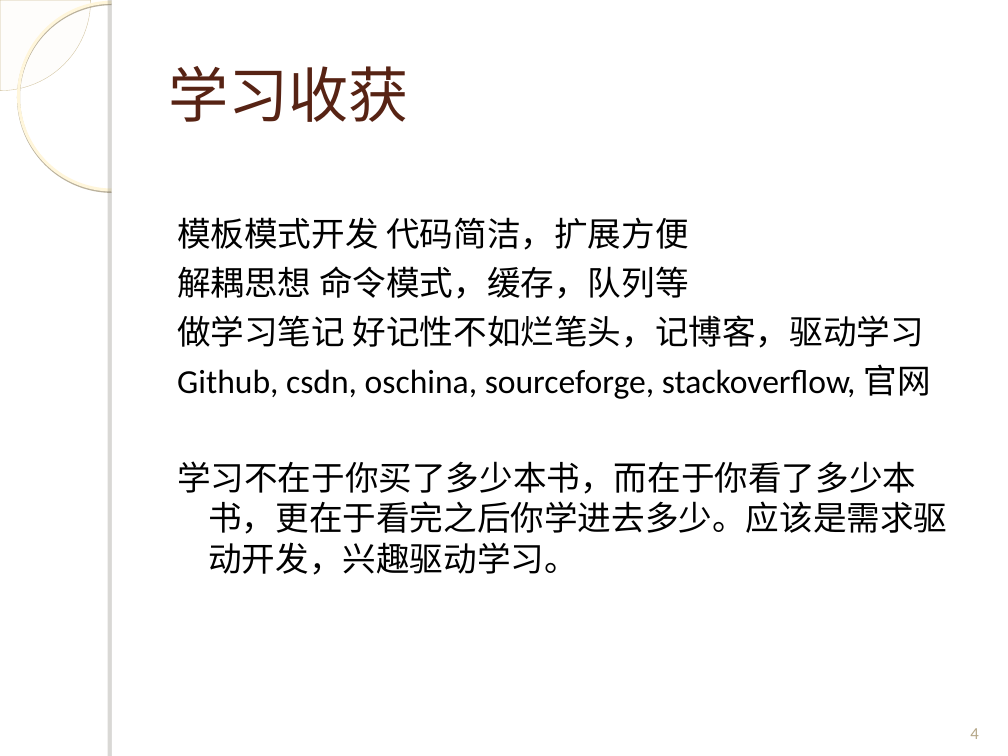
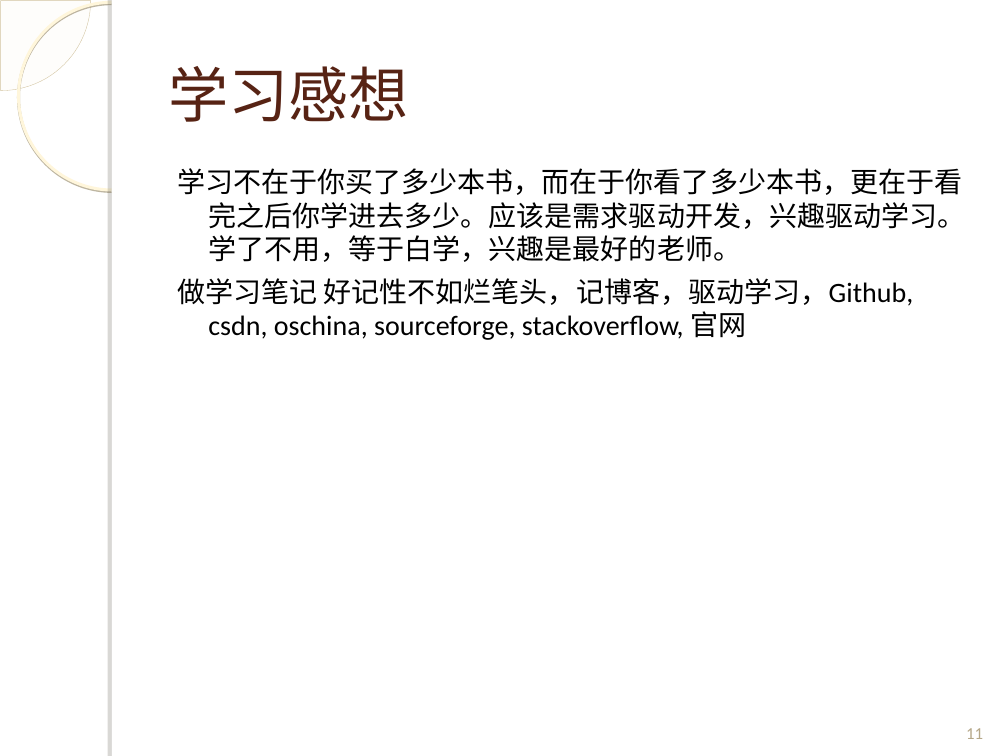
Before and after one commit to Spectrumleeee/Works, a slide deck: slide 11 of document/转正答辩_云平台部_黎光谱.ppt (slide 4 before the commit). Drawn at 1008x756 pixels with LibreOffice and Linux fonts; fonts in the diff are those of the drawing; background and template pictures are left out. Boxes give left, top, right and bottom in pixels: in the first picture for what was removed or moved away, otherwise in the second. Text is boxed around its words. In the diff, an @@ line names an element or a change of style, - is before the commit and + after.

```diff
--- a/document/转正答辩_云平台部_黎光谱.ppt
+++ b/document/转正答辩_云平台部_黎光谱.ppt
@@ freeform shape at [0,0,90,90]: outline redrawn @@
@@ ellipse at [18,2,206,190]: shadow changed @@
@@ title at [168,66,409,122]: text changed @@
-学习收获
+学习感想
@@ text at [177,168,965,340]: text changed; size 24 to 20 pt @@
-模板模式开发 代码简洁，扩展方便
-解耦思想 命令模式，缓存，队列等
-做学习笔记 好记性不如烂笔头，记博客，驱动学习
-Github, csdn, oschina, sourceforge, stackoverflow, 官网
-学习不在于你买了多少本书，而在于你看了多少本书，更在于看完之后你学进去多少。应该是需求驱动开发，兴趣驱动学习。
+学习不在于你买了多少本书，而在于你看了多少本书，更在于看完之后你学进去多少。应该是需求驱动开发，兴趣驱动学习。学了不用，等于白学，兴趣是最好的老师。
+做学习笔记 好记性不如烂笔头，记博客，驱动学习，Github, csdn, oschina, sourceforge, stackoverflow, 官网
@@ page number at [966,728,983,739]: text changed @@
-4
+11
```
Also in this commit, not shown: 6 other slides changed, 7 slides added, 1 other file.
